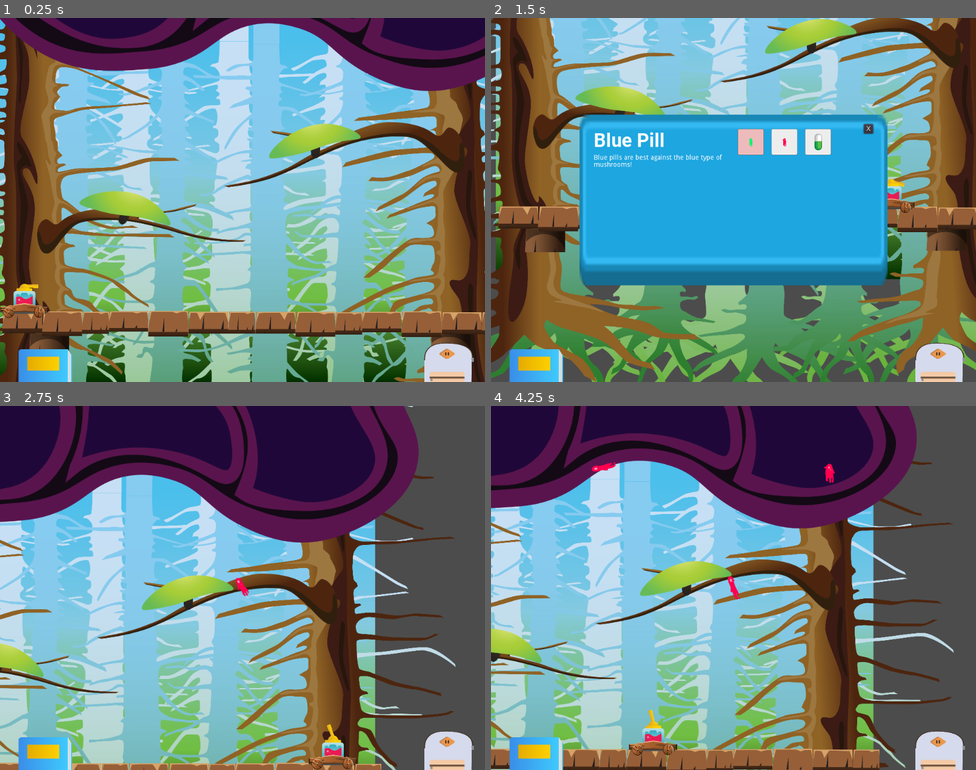
Above: before the commit, frames 1-4 (two rows, left to right).
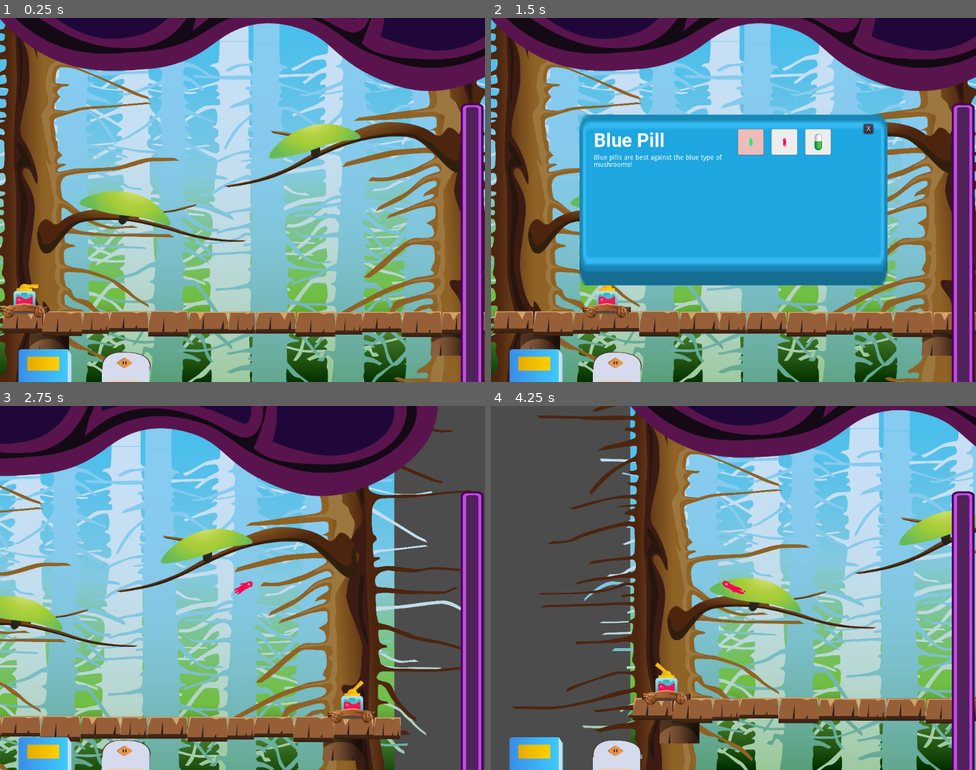
Above: after the commit, the same moments.

Repository: kleimaj/gaming-club-dev
Game: Godot game, scene res://Scenes/Game.tscn
The game is run twice, just before and just after one commit, with the same random seed, the same clock (stepped at 60 frames per second) and the same inputs.
Inputs (mouse positions are in pixels of both pictures, inside the frame that each line leads up to; where the layout moved, square brackets give the same spot in the first picture):
- Up to frame 1 (0.25 s): no input
- Up to frame 2 (1.5 s): click (534, 374) at 0.5 s; click (617, 371) [937, 360] at 1.25 s
- Up to frame 3 (2.75 s): click "X" at 2 s
- Up to frame 4 (4.25 s): move the mouse to (840, 569) at 2.77 s; hold D (forward) 2.78-3.53 s; click (840, 569) at 2.85 s; move the mouse to (636, 606) at 3.52 s; hold A (back) from 3.53 s (still down); click (636, 606) at 3.6 s

The runs differ from the first frame. In frame 1, 5.1% of the frame differs, in the area x 21-100%, y 23-100%; in frame 2, 56%; in frame 3, 68%; in frame 4, 94%, in the area x 0-100%, y 0-100%.

Commit message:
added meter assets

Diff:
--- /dev/null
+++ b/Scenes/Game.gd
@@ -0,0 +1,16 @@
+extends Node2D
+
+
+# Declare member variables here. Examples:
+# var a = 2
+# var b = "text"
+
+
+# Called when the node enters the scene tree for the first time.
+func _ready():
+	pass # Replace with function body.
+
+
+# Called every frame. 'delta' is the elapsed time since the previous frame.
+#func _process(delta):
+#	pass
--- a/Scenes/Game.tscn
+++ b/Scenes/Game.tscn
@@ -99,10 +99,10 @@
 bulletSpeed = 2000
 
 [node name="HUD" parent="." instance=ExtResource( 3 )]
-margin_left = 1.52185
-margin_top = 7.60883
-margin_right = 1.52185
-margin_bottom = 7.60883
+margin_left = -50.919
+margin_top = -7.7637
+margin_right = -50.919
+margin_bottom = -7.7637
 
 [node name="GroundArea2D" parent="." instance=ExtResource( 7 )]
 position = Vector2( 651.869, 667.908 )
--- a/Scenes/Interface/HUD.tscn
+++ b/Scenes/Interface/HUD.tscn
@@ -1,13 +1,22 @@
-[gd_scene load_steps=5 format=2]
+[gd_scene load_steps=10 format=2]
 
 [ext_resource path="res://Assets/GFX/UI/backpack/front-01.png" type="Texture" id=1]
 [ext_resource path="res://Assets/GFX/UI/bookClosed.png" type="Texture" id=2]
 [ext_resource path="res://Scripts/HUD.gd" type="Script" id=3]
 [ext_resource path="res://Scenes/Interface/Backpack.tscn" type="PackedScene" id=4]
+[ext_resource path="res://Assets/GFX/pngs/brown/meter_bar_right_edge_brown.png" type="Texture" id=5]
+[ext_resource path="res://Assets/GFX/pngs/purple/meter_bar_center-repeating_purple.png" type="Texture" id=6]
+[ext_resource path="res://Assets/GFX/pngs/purple/meter_bar_holder_right_edge_purple.png" type="Texture" id=7]
+[ext_resource path="res://Assets/GFX/pngs/purple/meter_bar_holder_center-repeating_purple.png" type="Texture" id=8]
+[ext_resource path="res://Scenes/Interface/ProgressBar.gd" type="Script" id=9]
 
 [node name="HUD" type="Control"]
 anchor_right = 1.0
 anchor_bottom = 1.0
+margin_left = -2.66693
+margin_top = -1.69305
+margin_right = -2.66699
+margin_bottom = -1.69305
 script = ExtResource( 3 )
 __meta__ = {
 "_edit_use_anchors_": false
@@ -23,10 +32,10 @@
 anchor_top = 1.0
 anchor_right = 1.0
 anchor_bottom = 1.0
-margin_left = -170.0
-margin_top = -121.0
-margin_right = -78.0
-margin_bottom = -43.0
+margin_left = -851.235
+margin_top = -101.93
+margin_right = -759.235
+margin_bottom = -23.9297
 rect_min_size = Vector2( 75, 75 )
 rect_scale = Vector2( 2, 2 )
 texture_normal = ExtResource( 1 )
@@ -51,5 +60,42 @@
 __meta__ = {
 "_edit_use_anchors_": false
 }
+
+[node name="ProgressBar" type="TextureProgress" parent="CanvasLayer"]
+margin_left = 971.729
+margin_top = 768.107
+margin_right = 1545.73
+margin_bottom = 818.107
+rect_rotation = 270.0
+texture_under = ExtResource( 8 )
+texture_progress = ExtResource( 6 )
+nine_patch_stretch = true
+script = ExtResource( 9 )
+__meta__ = {
+"_edit_use_anchors_": false
+}
+
+[node name="RightBG" type="TextureRect" parent="CanvasLayer/ProgressBar"]
+anchor_left = 1.0
+anchor_right = 1.0
+anchor_bottom = 1.0
+margin_left = -5.0
+margin_right = 14.0
+texture = ExtResource( 7 )
+expand = true
+__meta__ = {
+"_edit_use_anchors_": false
+}
+
+[node name="FinalProgress" type="TextureRect" parent="CanvasLayer/ProgressBar"]
+visible = false
+anchor_left = 1.0
+anchor_right = 1.0
+anchor_bottom = 1.0
+margin_left = -6.0
+margin_right = 17.0
+texture = ExtResource( 5 )
+expand = true
 [connection signal="pressed" from="CanvasLayer/BackpackButton" to="." method="_on_BackpackButton_pressed"]
 [connection signal="pressed" from="CanvasLayer/BookButton" to="." method="_on_BookButton_pressed"]
+[connection signal="value_changed" from="CanvasLayer/ProgressBar" to="." method="_on_ProgressBar_value_changed"]
--- /dev/null
+++ b/Scenes/Interface/ProgressBar.gd
@@ -0,0 +1 @@
+extends TextureProgress
--- a/Scripts/HUD.gd
+++ b/Scripts/HUD.gd
@@ -24,3 +24,10 @@
 
 func _on_ExitButton_pressed():
 	pass
+
+
+func _on_ProgressBar_value_changed(value):
+	if value < 99:
+		$CanvasLayer/ProgressBar/FinalProgress.visible = false
+	else:
+		$CanvasLayer/ProgressBar/FinalProgress.visible = true
Binary file added: Assets/GFX/pngs/blue/meter_bar_center-repeating_blue.png
Not shown, added: Assets/GFX/pngs/blue/meter_bar_center-repeating_blue.png.import
Binary file added: Assets/GFX/pngs/blue/meter_bar_holder_center-repeating_blue.png
Not shown, added: Assets/GFX/pngs/blue/meter_bar_holder_center-repeating_blue.png.import
Binary file added: Assets/GFX/pngs/blue/meter_bar_holder_left_edge_blue.png
Not shown, added: Assets/GFX/pngs/blue/meter_bar_holder_left_edge_blue.png.import
Binary file added: Assets/GFX/pngs/blue/meter_bar_holder_right_edge_blue.png
Not shown, added: Assets/GFX/pngs/blue/meter_bar_holder_right_edge_blue.png.import
Binary file added: Assets/GFX/pngs/blue/meter_bar_left_edge_blue.png
Not shown, added: Assets/GFX/pngs/blue/meter_bar_left_edge_blue.png.import
Binary file added: Assets/GFX/pngs/blue/meter_bar_right_edge_blue.png
Not shown, added: Assets/GFX/pngs/blue/meter_bar_right_edge_blue.png.import
(and 174 more such lines)
